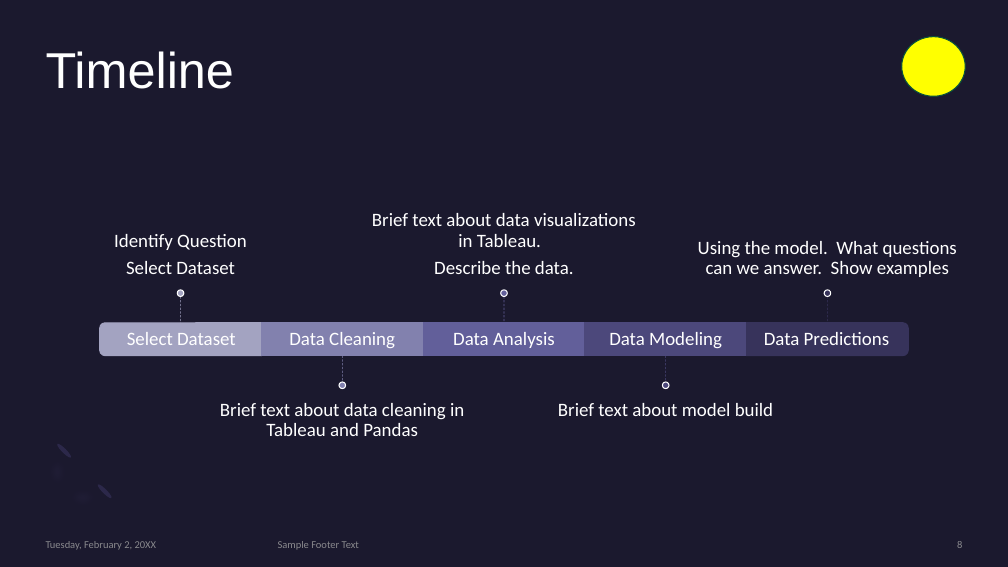
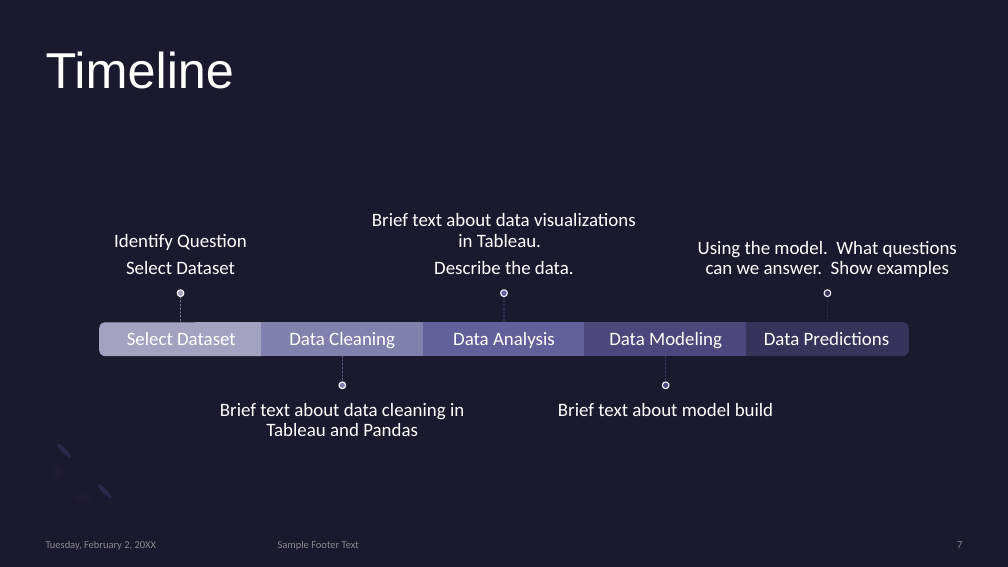
Before and after one commit to CMccormick0003/Data_Science_Salary_Trends, a slide deck: slide 7 of Presentation/draft_presentation_salaries_2023.pptx (slide 8 before the commit). Drawn at 1008x567 pixels with LibreOffice and Linux fonts; fonts in the diff are those of the drawing. Boxes give left, top, right and bottom in pixels: in the first picture for what was removed or moved away, otherwise in the second. Text is boxed around its words. In the diff, an @@ line names an element or a change of style, - is before the commit and + after.

```diff
--- a/Presentation/draft_presentation_salaries_2023.pptx
+++ b/Presentation/draft_presentation_salaries_2023.pptx
@@ ellipse removed at (902, 36, 966, 96) @@
@@ page number at (957, 541, 962, 548): text changed @@
-8
+7
```
Also in this commit, not shown: 5 other slides changed.
